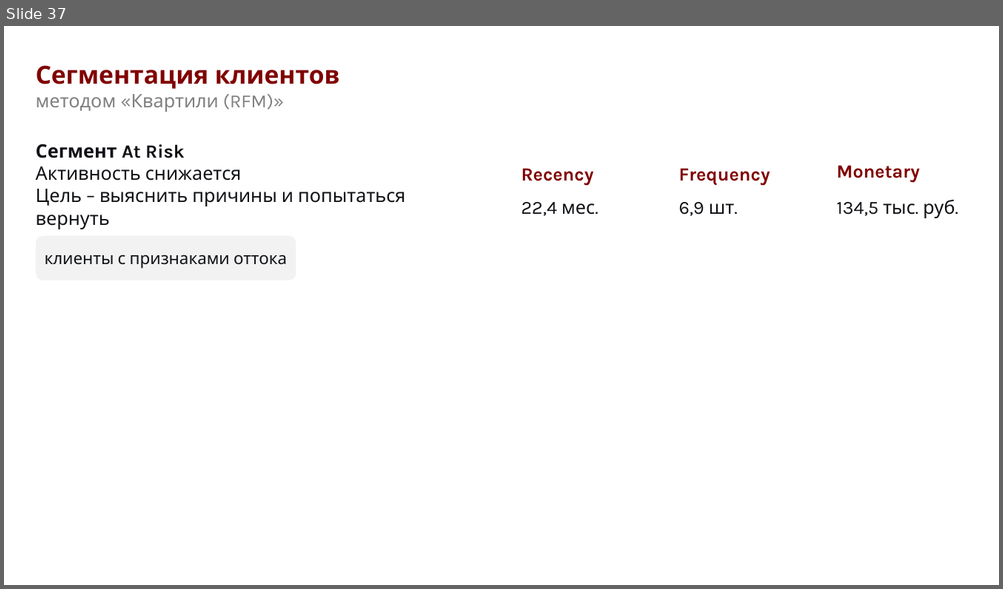
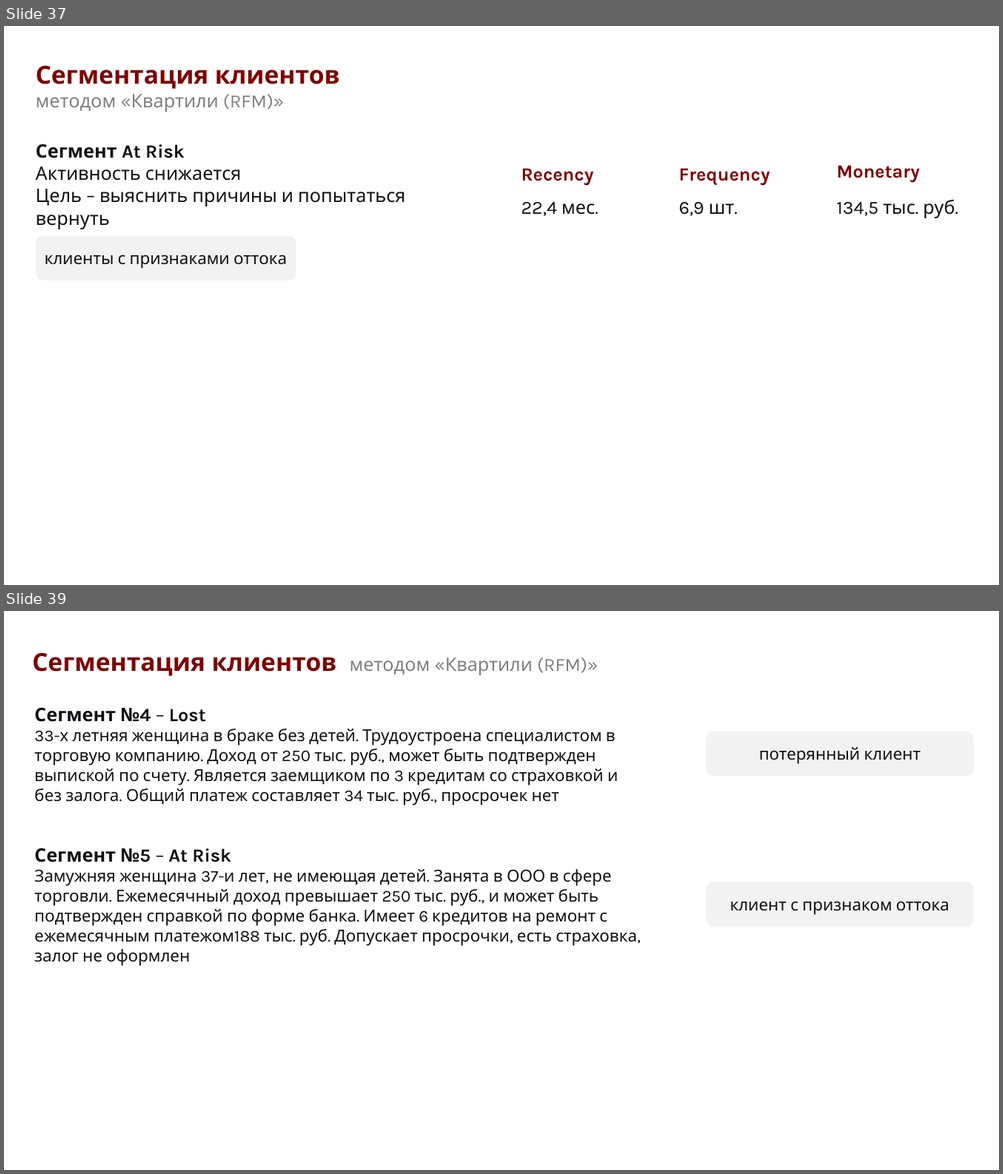
Before and after one commit to arinakatysheva/HW_1_2025-Katysheva_Arina, a slide deck: HW1.pptx. Shown one above the other, each under a label of ours: slide 37 before the commit, slides 37 and 39 after it; the slides between them are not shown. The pictures are 1003x589 and 1003x1174 pixels, drawn with LibreOffice and Linux fonts; fonts in the diff are those of the drawing. Boxes give left, top, right and bottom in pixels: in the first picture for what was removed or moved away, otherwise in the second. Text is boxed around its words. In the diff, an @@ line names an element or a change of style, - is before the commit and + after.

```diff
--- a/HW1.pptx
+++ b/HW1.pptx
@@ slide 39 added at (4, 611, 999, 1170), background #FFFFFF @@
@@ text added at (32, 652, 597, 676), 18 pt, text #808080 @@
+Сегментация клиентов методом «Квартили (RFM)»
@@ text added at (34, 707, 617, 805), 16 pt, text #0F1115 @@
+Сегмент №4 – Lost
+33-х летняя женщина в браке без детей. Трудоустроена специалистом в торговую компанию. Доход от 250 тыс. руб., может быть подтвержден выпиской по счету. Является заемщиком по 3 кредитам со страховкой и без залога. Общий платеж составляет 34 тыс. руб., просрочек нет
@@ rounded rectangle added at (706, 731, 974, 776), fill #F2F2F2, 16 pt, text #0F1115 @@
+потерянный клиент
@@ text added at (34, 848, 637, 965), 16 pt, text #0F1115 @@
+Сегмент №5 – At Risk
+Замужняя женщина 37-и лет, не имеющая детей. Занята в ООО в сфере торговли. Ежемесячный доход превышает 250 тыс. руб., и может быть подтвержден справкой по форме банка. Имеет 6 кредитов на ремонт с ежемесячным платежом188 тыс. руб. Допускает просрочки, есть страховка, залог не оформлен
@@ rounded rectangle added at (706, 883, 973, 927), fill #F2F2F2, 16 pt, text #0F1115 @@
+клиент с признаком оттока
```
Also in this commit, not shown: 3 slides changed, 1 other slide added.
